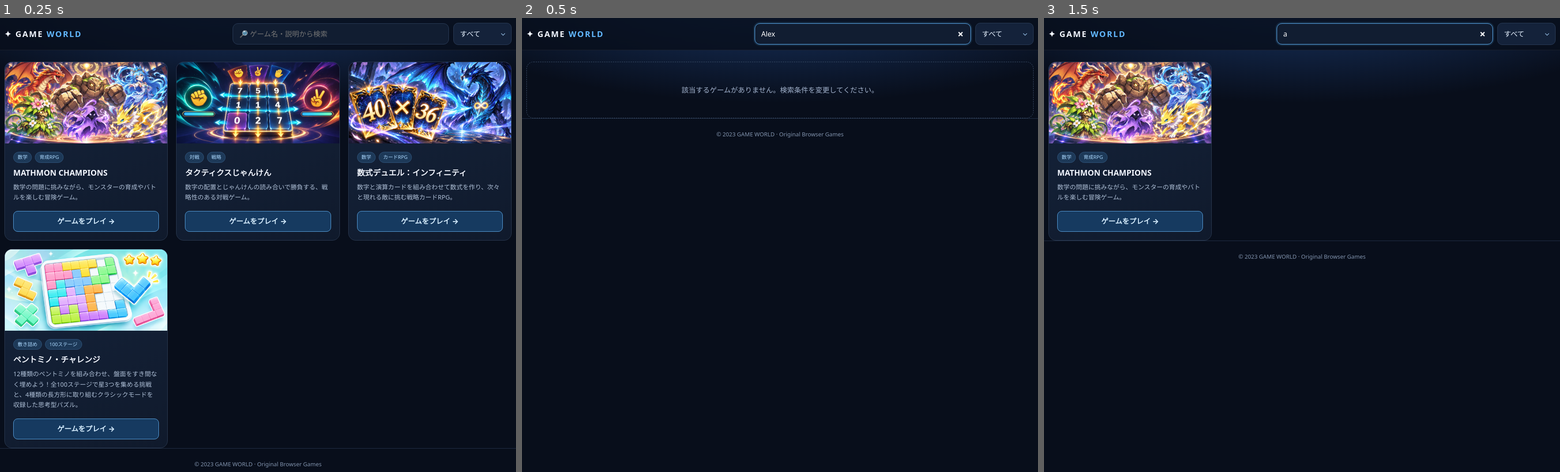
Above: before the commit, frames 1-3 (left to right).
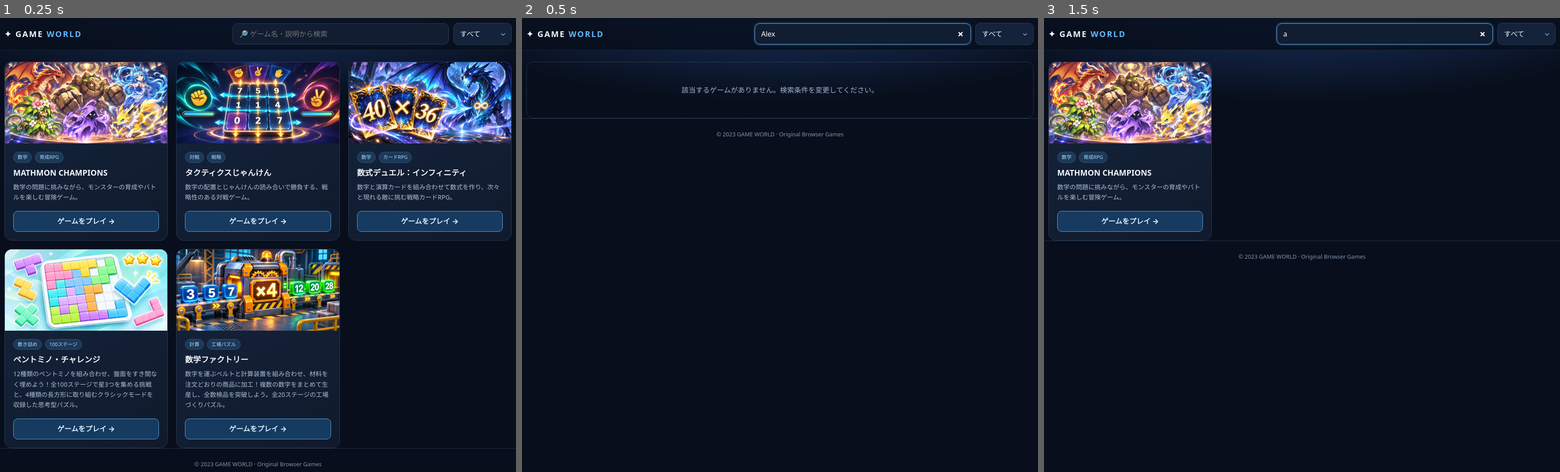
Above: after the commit, the same moments.

Repository: b092089-max/my-games
Game: browser game, page index.html
Same seed, same stepped clock (60 frames per second), same inputs: the game is played once before the commit and once after it.
Inputs (mouse positions are in pixels of both pictures, inside the frame that each line leads up to):
- Up to frame 1 (0.25 s): no input
- Up to frame 2 (0.5 s): click (862, 36) at 0.27 s; type "Alex" at 0.27 s
- Up to frame 3 (1.5 s): click (1384, 36) at 1.27 s; type "a" at 1.27 s; tap Enter at 1.3 s

The runs differ from the first frame. In frame 1, 9.2% of the frame differs, in the area x 34-66%, y 50-95%; in frame 2, nothing differs; in frame 3, nothing differs.

Commit message:
Add files via upload

Diff:
--- a/index.html
+++ b/index.html
@@ -40,7 +40,7 @@
   {title:'タクティクスじゃんけん',category:'対戦',tags:['対戦','戦略'],description:'数字の配置とじゃんけんの読み合いで勝負する、戦略性のある対戦ゲーム。',url:'games/tactics-janken/index.html',published:true,icon:'✊',word:'TACTICS JANKEN',start:'#5c2c51',end:'#282045',glow:'#ed6ca3',image:'assets/thumbnails/tactics-janken.png'},
   {title:'数式デュエル：インフィニティ',category:'数学',tags:['数学','カードRPG'],description:'数字と演算カードを組み合わせて数式を作り、次々と現れる敵に挑む戦略カードRPG。',url:'games/math-duel/index.html',published:true,icon:'∞',word:'FORMULA DUEL',start:'#32246d',end:'#111e43',glow:'#aa77ff',image:'assets/thumbnails/math-duel.png'},
   {title:'ペントミノ・チャレンジ',category:'パズル',tags:['敷き詰め','100ステージ'],description:'12種類のペントミノを組み合わせ、盤面をすき間なく埋めよう！全100ステージで星3つを集 …(230 unchanged characters)…
-];
+  {title:'数学ファクトリー',category:'数学',tags:['計算','工場パズル'],description:'数字を運ぶベルトと計算装置を組み合わせ、材料を注文どおりの商品に加工！複数の数字をまとめて生産し、全数検品を突破しよう。全20ステージの工場づくりパズル。',url:'games/math-factory/index.html',published:true,icon:'🏭',word:'MATH FACTORY',start:'#173a46',end:'#0b1b26',glow:'#ffbf62',image:'assets/thumbnails/math-factory.png'},];
 const $ = id=>document.getElementById(id);
 const categories=['すべて','数学','対戦','パズル','トランプ','その他'];
 let active='すべて';
Binary file added: assets/thumbnails/math-factory.png
